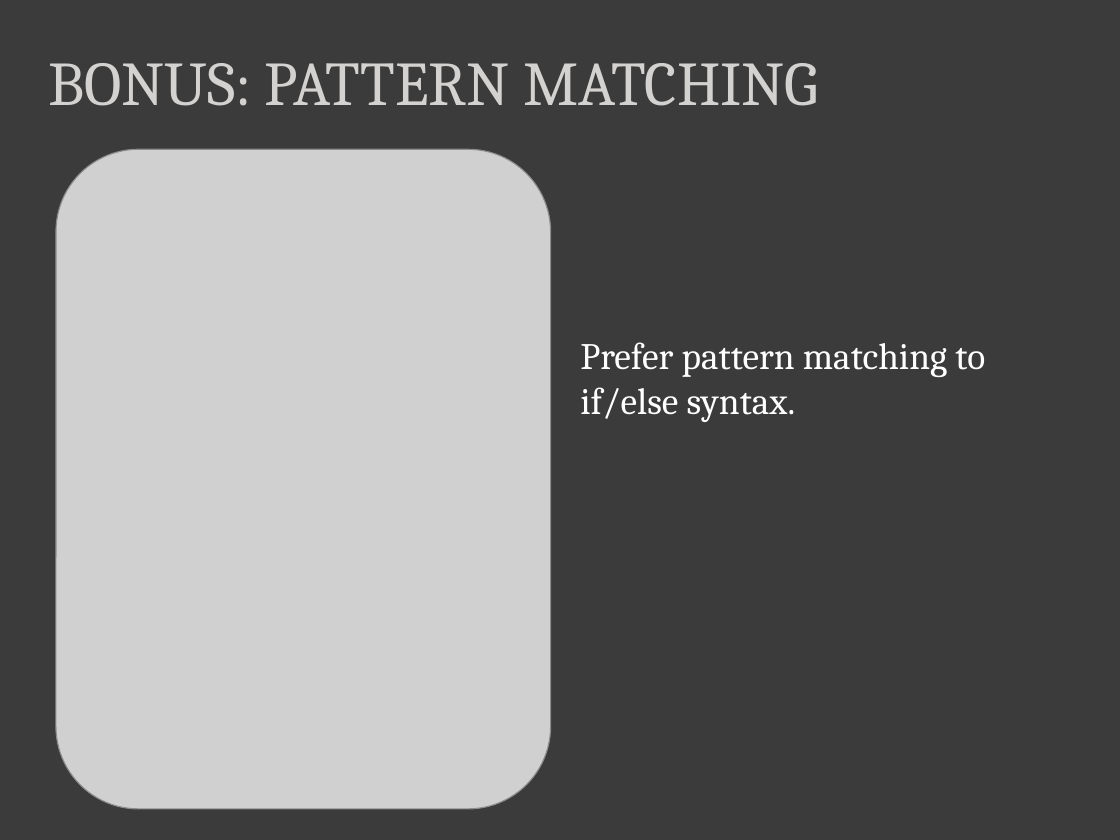
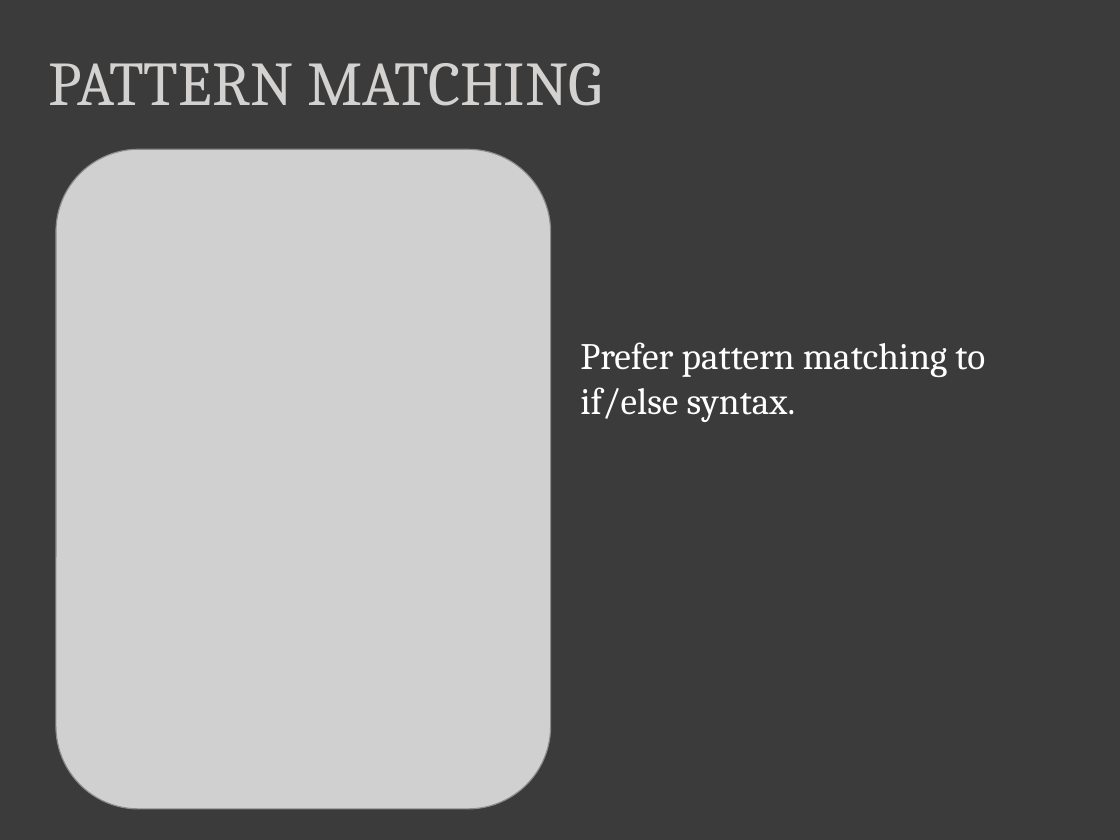
Before and after one commit to dmohl/FSharpPresentationExamples, a slide deck: slide 17 of 5 Best Practices for F# Development.pptx. Drawn at 1120x840 pixels with LibreOffice and Linux fonts; fonts in the diff are those of the drawing; grey boxes stand for pictures. Boxes give left, top, right and bottom in pixels: in the first picture for what was removed or moved away, otherwise in the second. Text is boxed around its words. In the diff, an @@ line names an element or a change of style, - is before the commit and + after.

```diff
--- a/5 Best Practices for F# Development.pptx
+++ b/5 Best Practices for F# Development.pptx
@@ text at <box>48,63,602,106</box>: text changed @@
-BONUS: PATTERN MATCHING
+PATTERN MATCHING
```
Also in this commit, not shown: 4 other slides changed, 12 other files.
